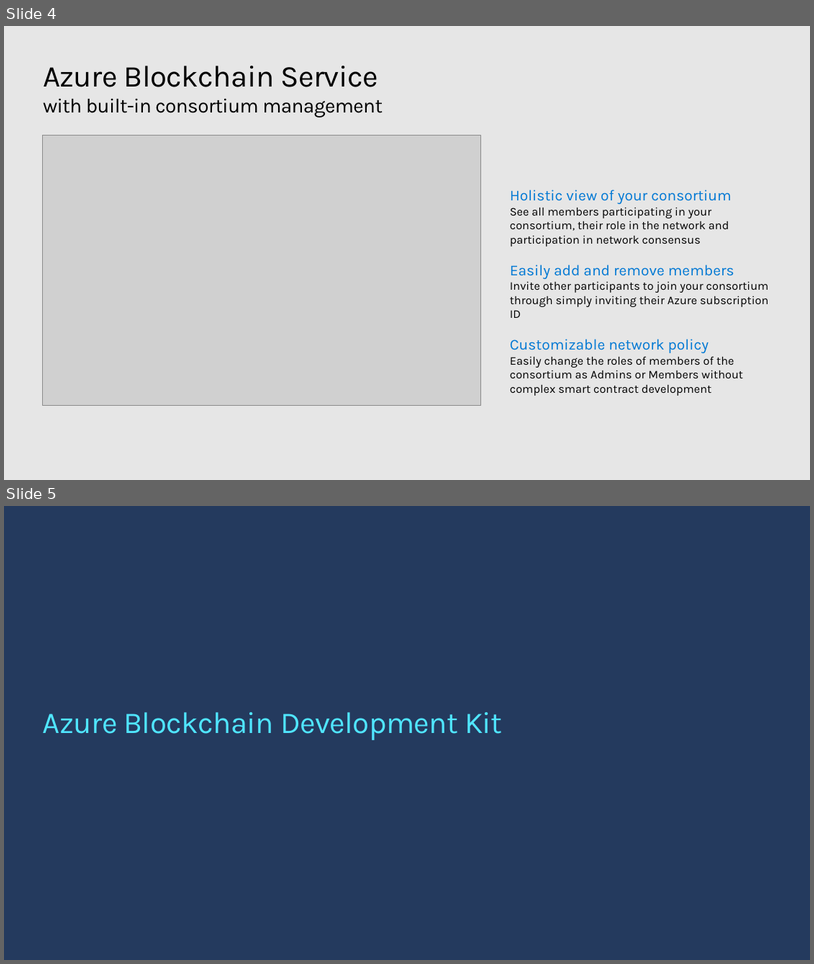
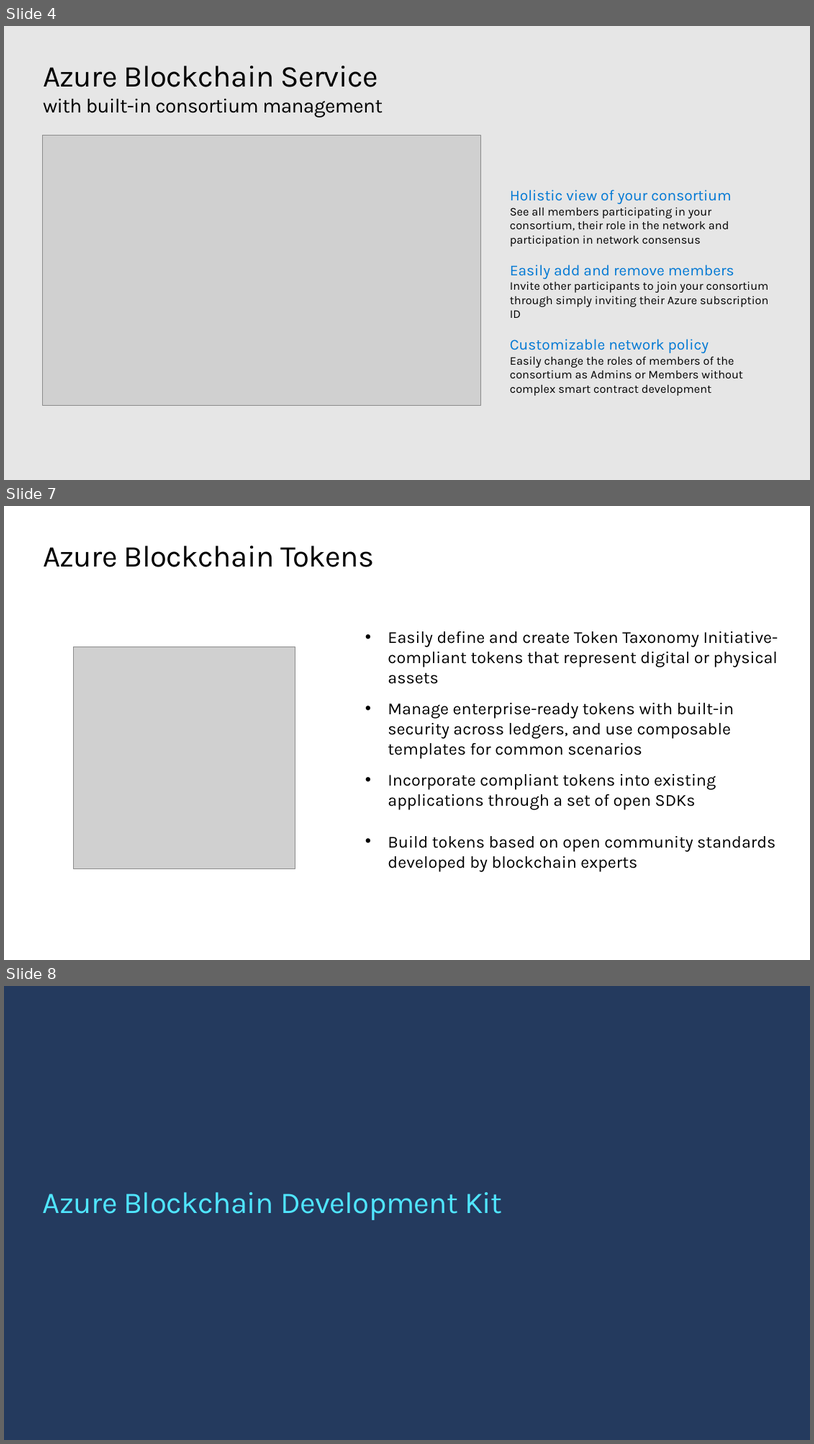
Before and after one commit to davew-msft/blockchain-hackathon, a slide deck: 02-azure-blockchain.pptx. Shown one above the other, each under a label of ours: slides 4 and 5 before the commit, slides 4, 7 and 8 after it; the slides between them are not shown. The pictures are 814x964 and 814x1444 pixels, drawn with LibreOffice and Linux fonts; fonts in the diff are those of the drawing; grey boxes stand for pictures; background and template pictures are left out. Boxes give left, top, right and bottom in pixels: in the first picture for what was removed or moved away, otherwise in the second. Text is boxed around its words. In the diff, an @@ line names an element or a change of style, - is before the commit and + after.

Commit message:
presentations

```diff
--- a/02-azure-blockchain.pptx
+++ b/02-azure-blockchain.pptx
@@ slide 7 added at [4, 506, 810, 960], background #FFFFFF @@
@@ title added at [43, 546, 374, 567], 36 pt, text #000000 @@
+Azure Blockchain Tokens
@@ text added at [388, 631, 779, 684], 20 pt, text #000000 @@
+  • Easily define and create Token Taxonomy Initiative-compliant tokens that represent digital or physical assets
@@ picture added at [74, 647, 295, 868] @@
@@ text added at [388, 703, 734, 759], 20 pt, text #000000 @@
+  • Manage enterprise-ready tokens with built-in security across ledgers, and use composable templates for common scenarios
@@ text added at [388, 774, 716, 810], 20 pt, text #000000 @@
+  • Incorporate compliant tokens into existing applications through a set of open SDKs
@@ text added at [388, 836, 776, 871], 20 pt, text #000000 @@
+  • Build tokens based on open community standards developed by blockchain experts
@@ what was slide 5 is now slide 8 @@
```
Also in this commit, not shown: 2 other slides added, 4 other files.
